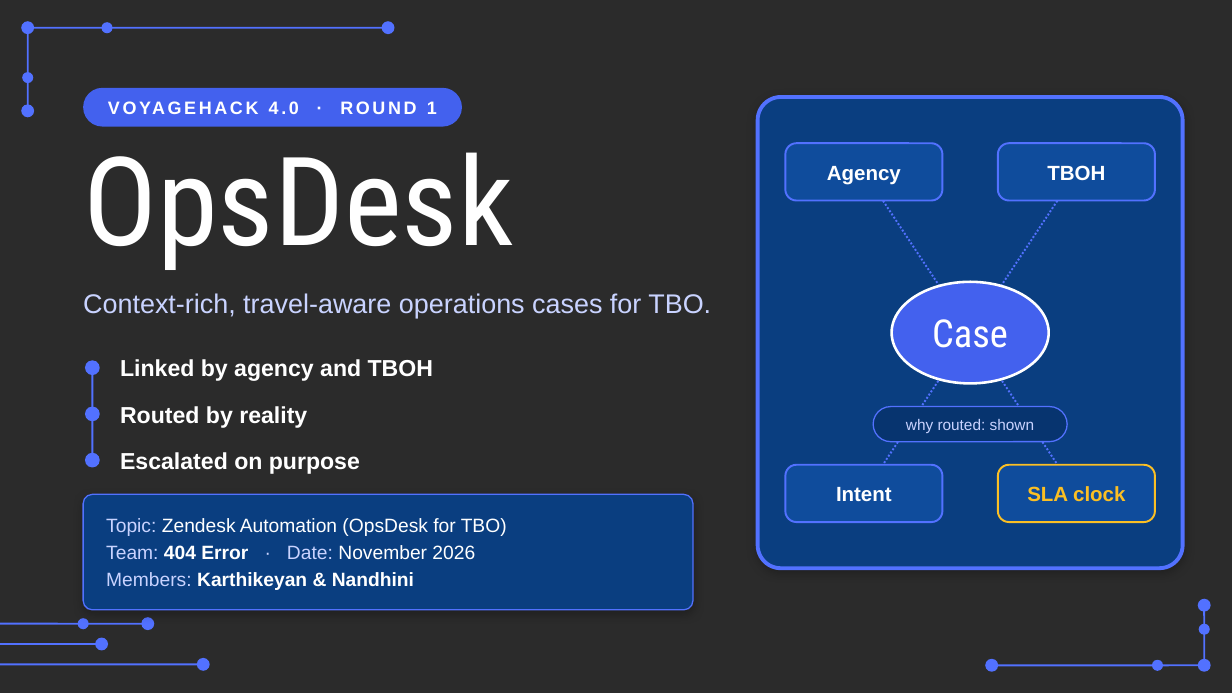
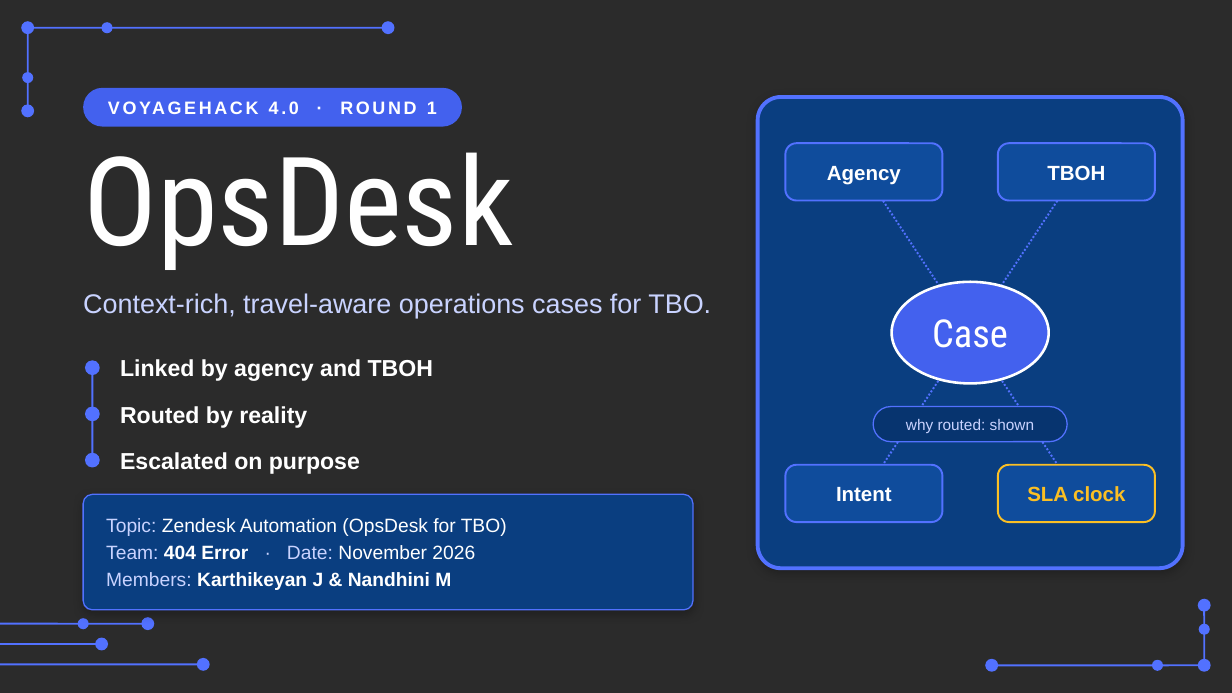
Before and after one commit to Karthikeyan-2001/zendesk, a slide deck: slide 1 of deck/OpsDesk_VoyageHack_Round1.pptx. Drawn at 1232x693 pixels with LibreOffice and Linux fonts; fonts in the diff are those of the drawing; background and template pictures are left out; a plain dark background stands for a picture behind light text. Boxes give left, top, right and bottom in pixels: in the first picture for what was removed or moved away, otherwise in the second. Text is boxed around its words. In the diff, an @@ line names an element or a change of style, - is before the commit and + after.

```diff
--- a/deck/OpsDesk_VoyageHack_Round1.pptx
+++ b/deck/OpsDesk_VoyageHack_Round1.pptx
@@ text at <box>106,572,451,590</box>: text changed @@
-Members: Karthikeyan & Nandhini
+Members: Karthikeyan J & Nandhini M
```
Also in this commit, not shown: 1 other slide changed, 6 other files.
